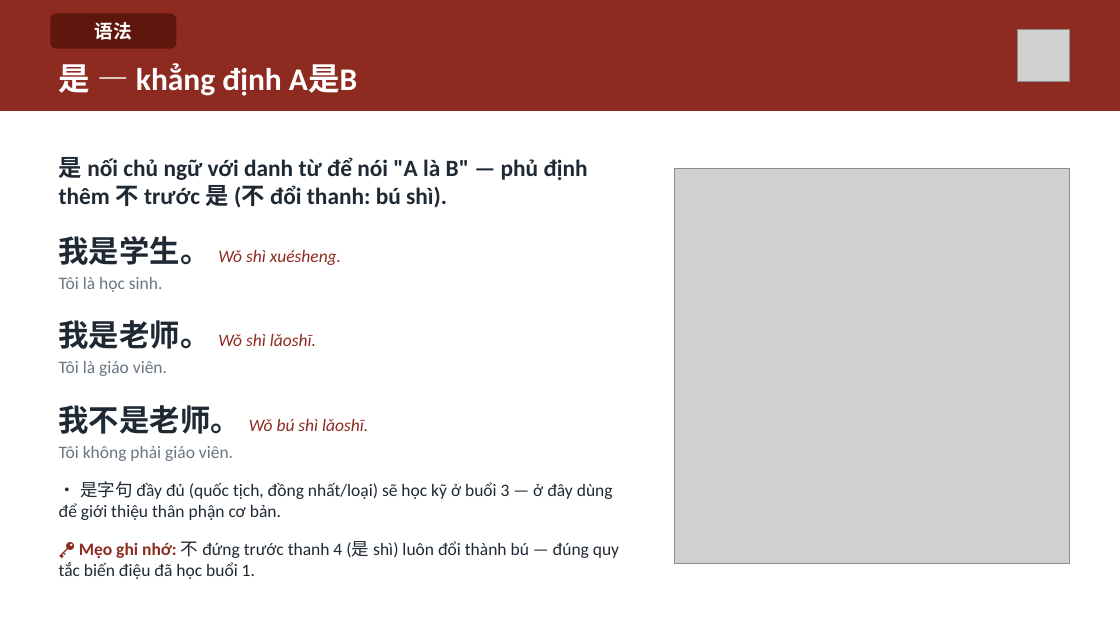
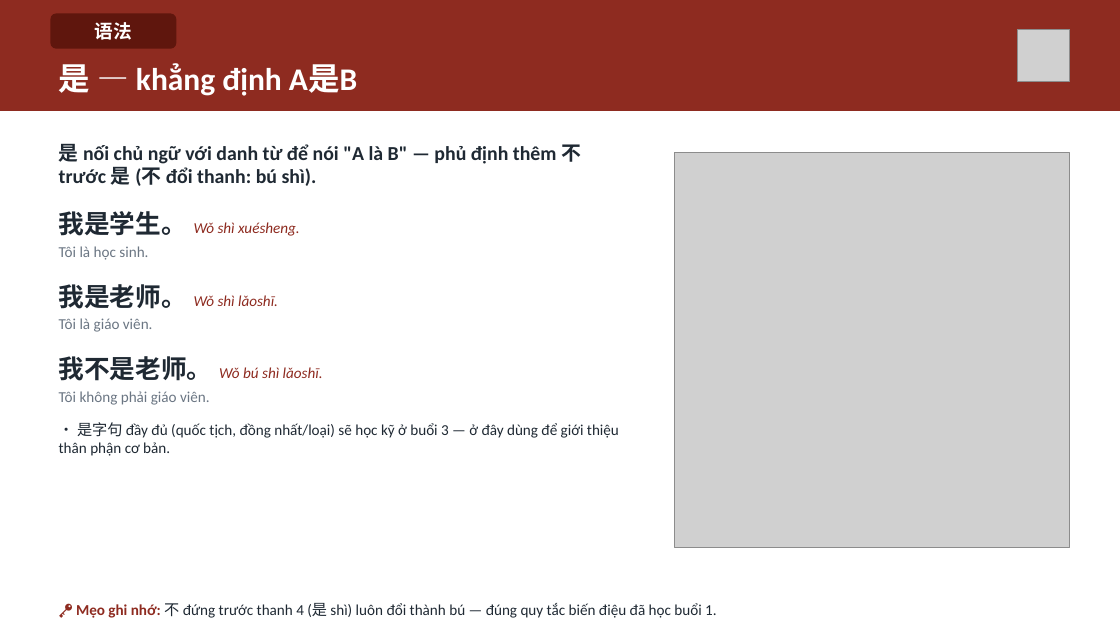
Before and after one commit to HuyenNguyen911/chinese-learning-os, a slide deck: slide 8 of output/hsk1/buoi02_chaohoi_lamquen/slide/Buoi-02-Chaohoi-Lamquen.pptx (slide 6 before the commit). Drawn at 1120x630 pixels with LibreOffice and Linux fonts; fonts in the diff are those of the drawing; grey boxes stand for pictures. Boxes give left, top, right and bottom in pixels: in the first picture for what was removed or moved away, otherwise in the second. Text is boxed around its words. In the diff, an @@ line names an element or a change of style, - is before the commit and + after.

```diff
--- a/output/hsk1/buoi02_chaohoi_lamquen/slide/Buoi-02-Chaohoi-Lamquen.pptx
+++ b/output/hsk1/buoi02_chaohoi_lamquen/slide/Buoi-02-Chaohoi-Lamquen.pptx
@@ text "是 nối chủ ngữ với ..." at box(59, 144, 619, 456): size 20 to 17 pt in "是 nối chủ ngữ với danh từ ..."; size 26 to 22 pt in "我是学生。", "我是老师。", "我不是老师。"; size 15 to 13 pt in "Wǒ shì xuésheng.", "Tôi là học sinh.", "Wǒ shì lǎoshī.", "Tôi là giáo viên." and 3 more places; less space between paragraphs; vertical alignment middle to top @@
@@ picture: place and size @@
-picture at box(675, 169, 1070, 564)
+picture at box(675, 153, 1070, 548)
@@ text at box(59, 541, 619, 579): paragraph removed @@
-🔑 Mẹo ghi nhớ: 不 đứng trước thanh 4 (是 shì) luôn đổi thành bú — đúng quy tắc biến điệu đã học buổi 1.
@@ text added at box(76, 603, 717, 618), 13 pt, text #1F2933 @@
+🔑 Mẹo ghi nhớ: 不 đứng trước thanh 4 (是 shì) luôn đổi thành bú — đúng quy tắc biến điệu đã học buổi 1.
```
Also in this commit, not shown: 14 other slides changed, 4 slides added, 3 slides removed, 44 other files.
